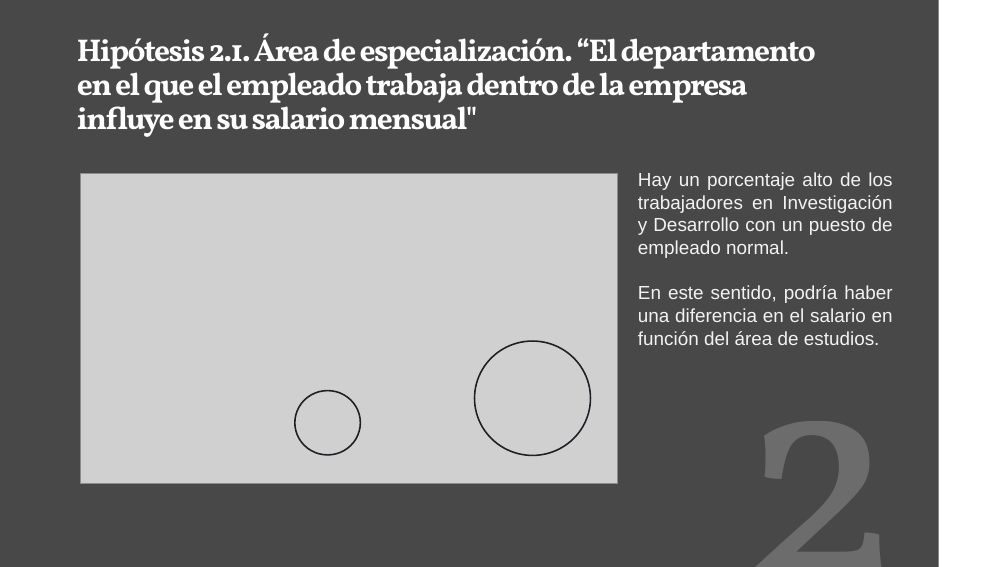
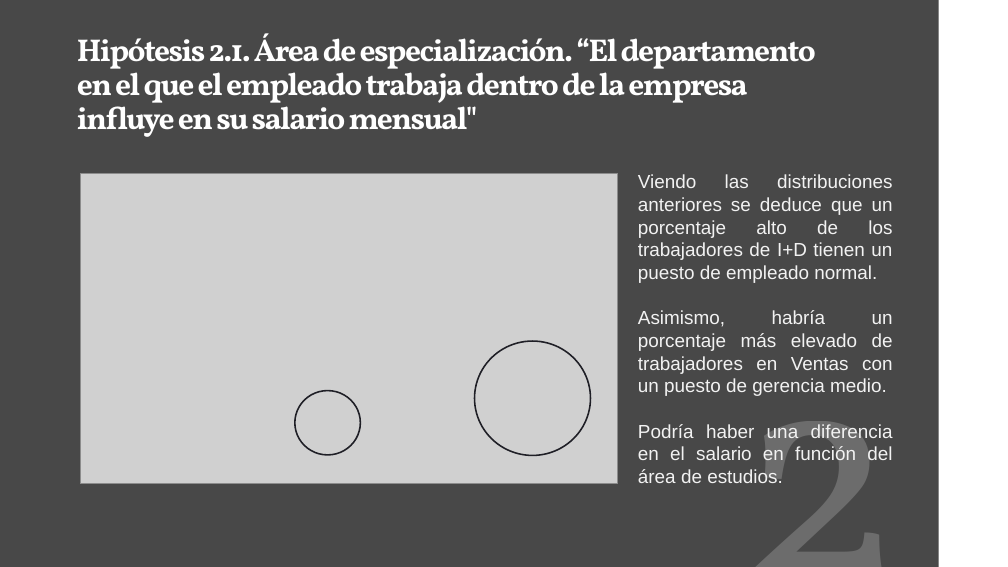
Before and after one commit to rafamd1/EDA_MI_SUELDO_Y_YO, a slide deck: slide 19 of Mi sueldo y yo.pptx. Drawn at 1008x567 pixels with LibreOffice and Linux fonts; fonts in the diff are those of the drawing; grey boxes stand for pictures. Boxes give left, top, right and bottom in pixels: in the first picture for what was removed or moved away, otherwise in the second. Text is boxed around its words. In the diff, an @@ line names an element or a change of style, - is before the commit and + after.

```diff
--- a/Mi sueldo y yo.pptx
+++ b/Mi sueldo y yo.pptx
@@ text at (638,174,893,483): text changed @@
-Hay un porcentaje alto de los trabajadores en Investigación y Desarrollo con un puesto de empleado normal.
-En este sentido, podría haber una diferencia en el salario en función del área de estudios.
+Viendo las distribuciones anteriores se deduce que un porcentaje alto de los trabajadores de I+D tienen un puesto de empleado normal.
+Asimismo, habría un porcentaje más elevado de trabajadores en Ventas con un puesto de gerencia medio.
+Podría haber una diferencia en el salario en función del área de estudios.
```
Also in this commit, not shown: 8 other slides changed, 1 other file.
